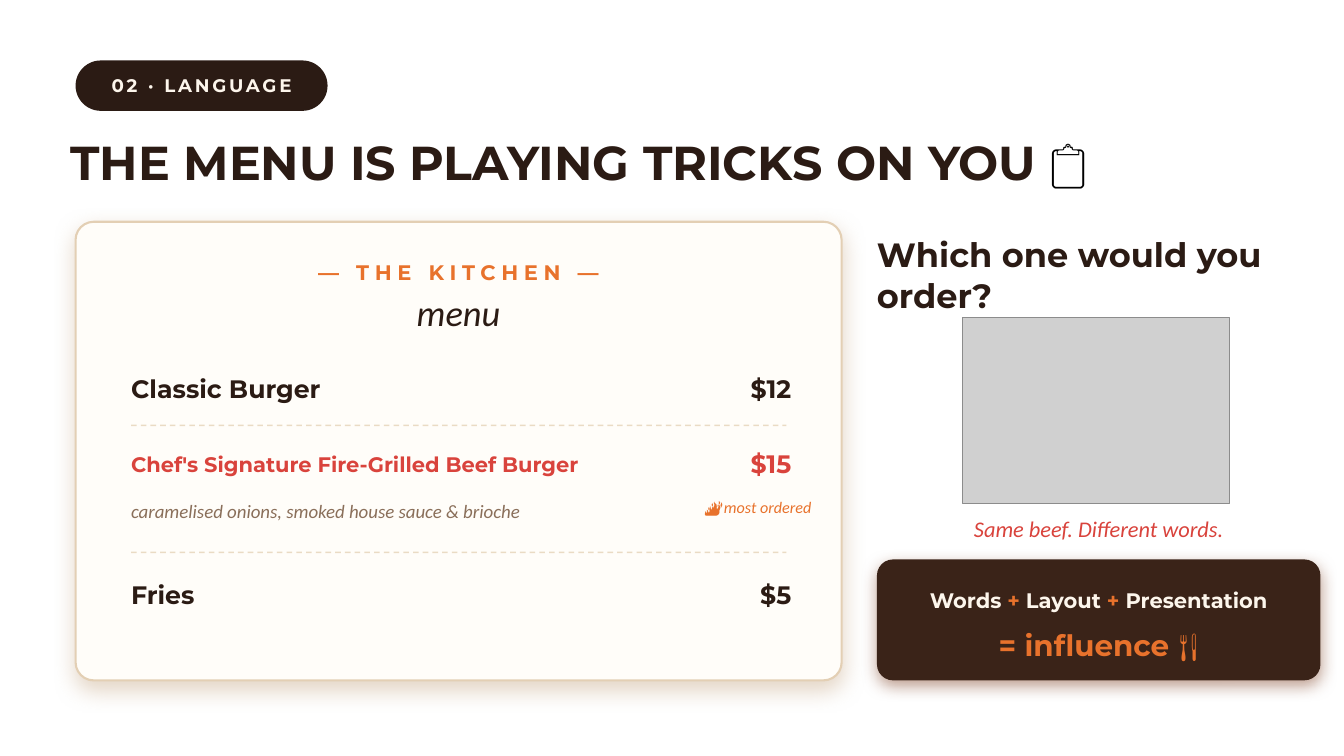
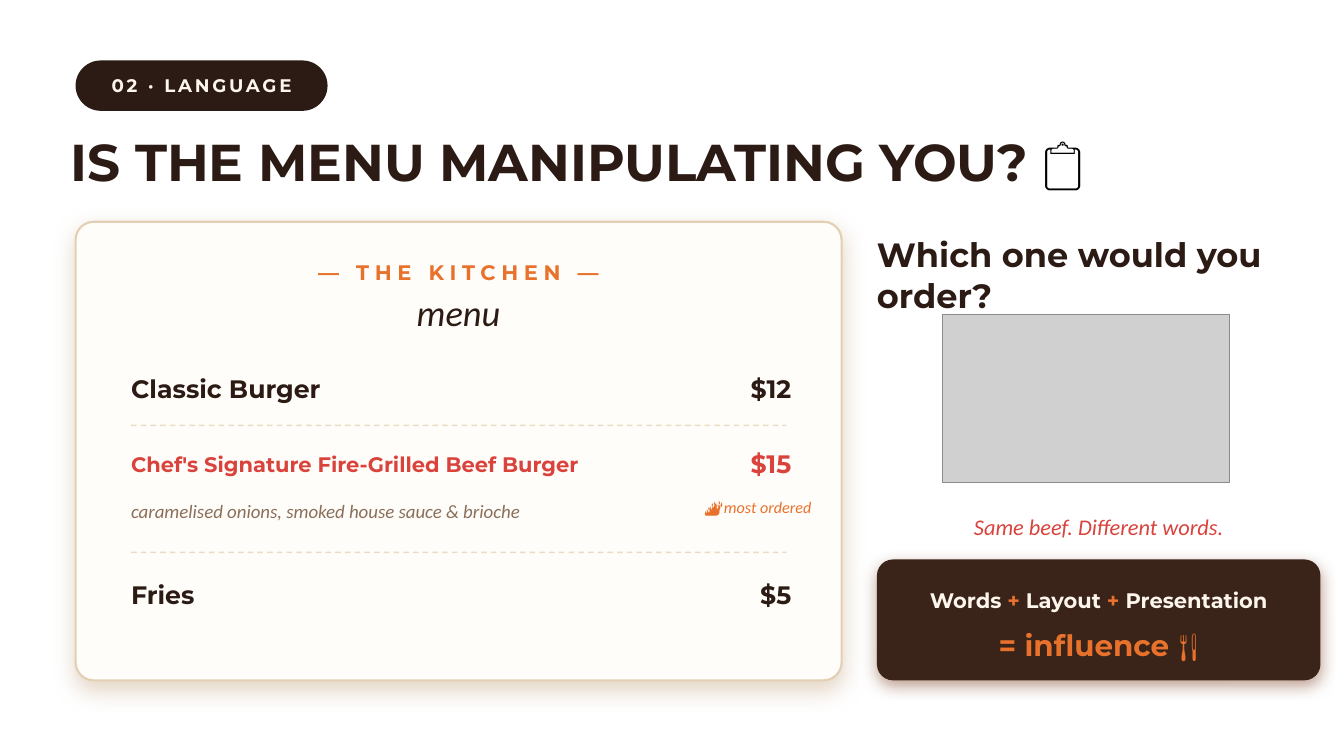
Before and after one commit to yoosuf0806/Wristworkswebsite, a slide deck: slide 3 of presentation/Psychology_of_Food.pptx. Drawn at 1344x756 pixels with LibreOffice and Linux fonts; fonts in the diff are those of the drawing; grey boxes stand for pictures; background and template pictures are left out. Boxes give left, top, right and bottom in pixels: in the first picture for what was removed or moved away, otherwise in the second. Text is boxed around its words. In the diff, an @@ line names an element or a change of style, - is before the commit and + after.

```diff
--- a/presentation/Psychology_of_Food.pptx
+++ b/presentation/Psychology_of_Food.pptx
@@ text at (71,144,1028,182): text changed; size 34 to 37 pt @@
-THE MENU IS PLAYING TRICKS ON YOU 📋
+IS THE MENU MANIPULATING YOU? 📋
@@ picture: place and size @@
-picture at (963,318,1230,504)
+picture at (943,315,1230,483)
```
Also in this commit, not shown: 4 other slides changed, 24 other files.
